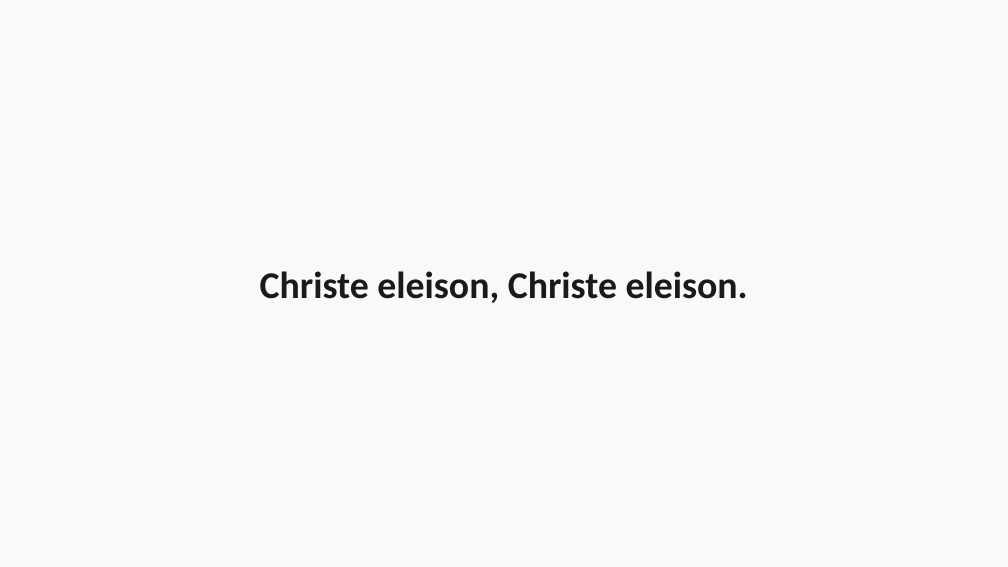
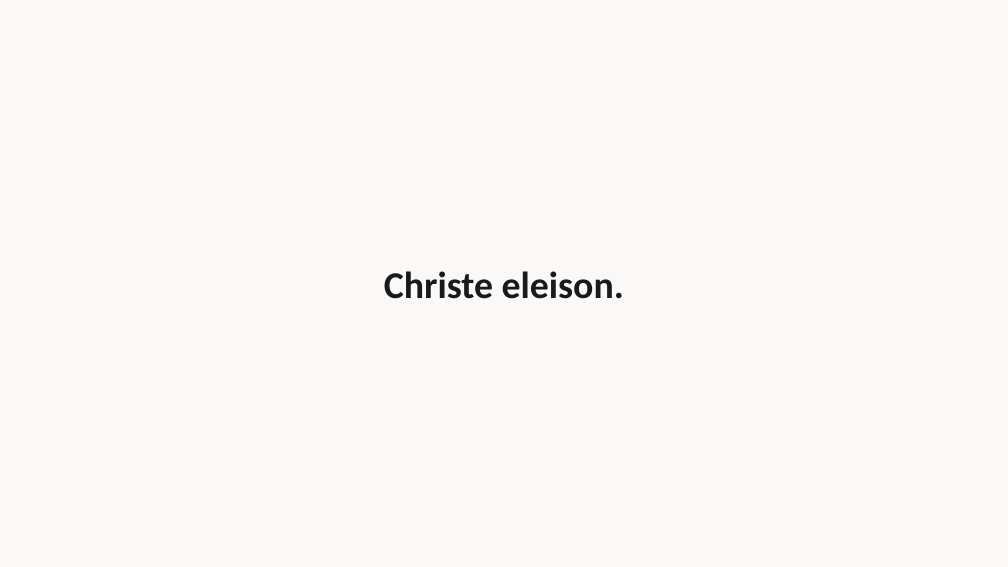
Before and after one commit to gpereira12/slides-harmonia-divina, a slide deck: slide 16 of missas/Quaresma/Quaresma_I.pptx (slide 12 before the commit). Drawn at 1008x567 pixels with LibreOffice and Linux fonts; fonts in the diff are those of the drawing. Boxes give left, top, right and bottom in pixels: in the first picture for what was removed or moved away, otherwise in the second. Text is boxed around its words. In the diff, an @@ line names an element or a change of style, - is before the commit and + after.

```diff
--- a/missas/Quaresma/Quaresma_I.pptx
+++ b/missas/Quaresma/Quaresma_I.pptx
@@ text at [384, 271, 624, 299]: text changed @@
-Christe eleison, Christe eleison.
+Christe eleison.
```
Also in this commit, not shown: 8 other slides changed, 10 slides added, 1 other file.
